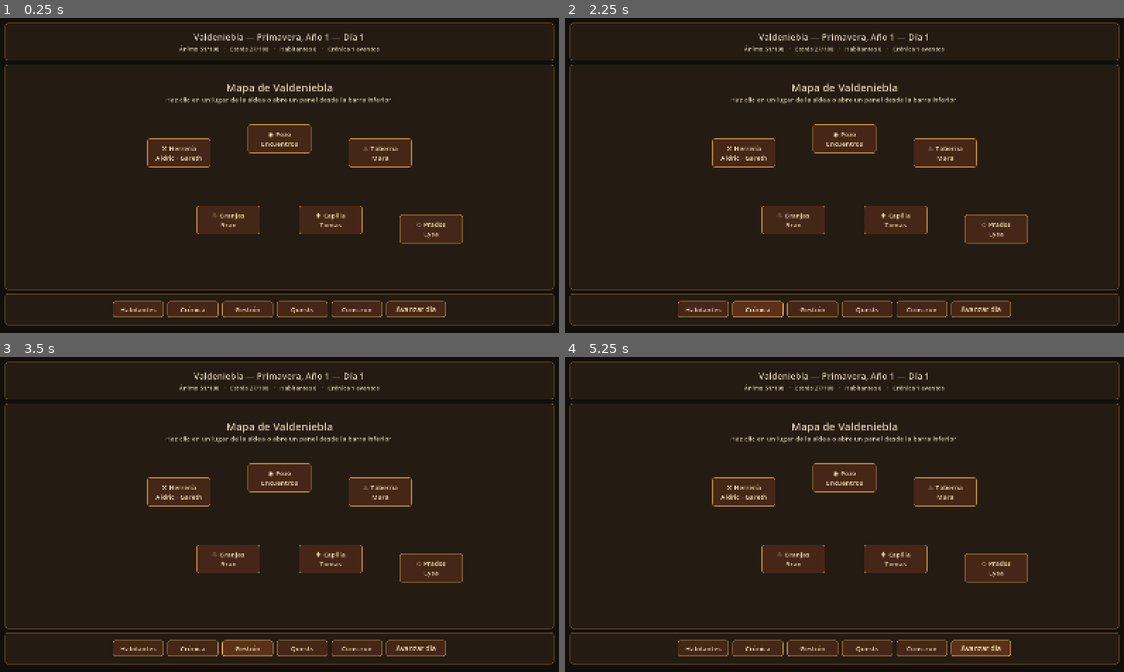
Above: before the commit, frames 1-4 (two rows, left to right).
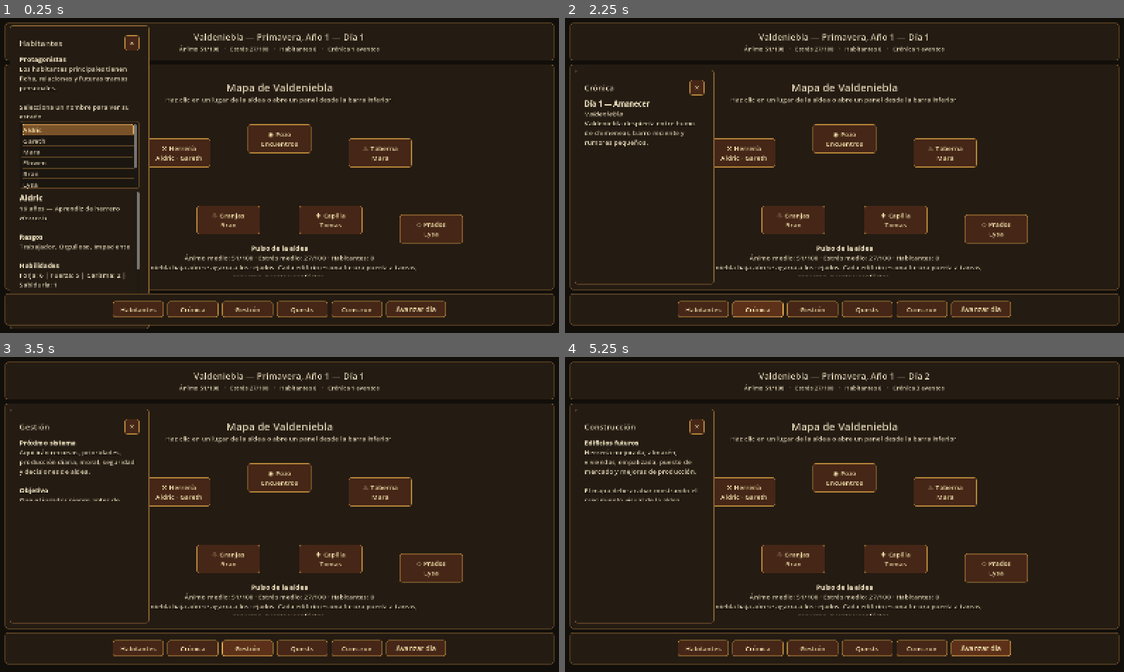
Above: after the commit, the same moments.

Repository: Nachobt98/valdeniebla
Game: Godot game, scene res://main.tscn
The game is run twice, just before and just after one commit, with the same random seed, the same clock (stepped at 60 frames per second) and the same inputs.
Inputs (mouse positions are in pixels of both pictures, inside the frame that each line leads up to):
- Up to frame 1 (0.25 s): no input
- Up to frame 2 (2.25 s): click "Habitantes" at 0.5 s; click (699, 43) at 1.25 s, where only the run after the commit has a clickable "×"; click "Crónica" at 2 s
- Up to frame 3 (3.5 s): click "Gestión" at 2.75 s
- Up to frame 4 (5.25 s): click "Quests" at 3.5 s; click "Construir" at 4.25 s; click "Avanzar día" at 5 s

The runs differ from the first frame. In frame 1, 4.5% of the frame differs, in the area x 1-75%, y 2-99%; in frame 2, 1.8%; in frame 3, 1.9%; in frame 4, 2.1%.
Error before the commit: Cannot call method 'clear' on a null value. (res://main.gd:42)

Commit message:
Wire contextual panels and map actions

Diff:
--- a/main.gd
+++ b/main.gd
@@ -15,28 +15,53 @@
 
 @onready var title_label: Label = $RootMargin/RootLayout/TopBar/TopBarMargin/TopBarContent/TitleLabel
 @onready var top_stats_label: Label = $RootMargin/RootLayout/TopBar/TopBarMargin/TopBarContent/TopStatsLabel
-@onready var npc_list: ItemList = $RootMargin/RootLayout/MainContent/LeftPanel/NPCMargin/NPCInfo/NPCList
-@onready var npc_info_label: RichTextLabel = $RootMargin/RootLayout/MainContent/LeftPanel/NPCMargin/NPCInfo/NPCInfoLabel
-@onready var village_status_label: RichTextLabel = $RootMargin/RootLayout/MainContent/VillagePanel/VillageMargin/VillageContent/VillageStatusLabel
-@onready var forge_card_label: RichTextLabel = $RootMargin/RootLayout/MainContent/VillagePanel/VillageMargin/VillageContent/VillageBoard/ForgeCard/ForgeCardMargin/ForgeCardLabel
-@onready var tavern_card_label: RichTextLabel = $RootMargin/RootLayout/MainContent/VillagePanel/VillageMargin/VillageContent/VillageBoard/TavernCard/TavernCardMargin/TavernCardLabel
-@onready var well_card_label: RichTextLabel = $RootMargin/RootLayout/MainContent/VillagePanel/VillageMargin/VillageContent/VillageBoard/WellCard/WellCardMargin/WellCardLabel
-@onready var farms_card_label: RichTextLabel = $RootMargin/RootLayout/MainContent/VillagePanel/VillageMargin/VillageContent/VillageBoard/FarmsCard/FarmsCardMargin/FarmsCardLabel
-@onready var chapel_card_label: RichTextLabel = $RootMargin/RootLayout/MainContent/VillagePanel/VillageMargin/VillageContent/VillageBoard/ChapelCard/ChapelCardMargin/ChapelCardLabel
-@onready var pastures_card_label: RichTextLabel = $RootMargin/RootLayout/MainContent/VillagePanel/VillageMargin/VillageContent/VillageBoard/PasturesCard/PasturesCardMargin/PasturesCardLabel
-@onready var village_rumor_label: RichTextLabel = $RootMargin/RootLayout/MainContent/VillagePanel/VillageMargin/VillageContent/VillageRumorLabel
-@onready var diary_title_label: Label = $RootMargin/RootLayout/MainContent/RightPanel/NPCMargin/DiaryPanel/DiaryTitleLabel
-@onready var diary_entries_label: RichTextLabel = $RootMargin/RootLayout/MainContent/RightPanel/NPCMargin/DiaryPanel/DiaryEntriesLabel
-@onready var advance_day_button: Button = $RootMargin/RootLayout/MainContent/RightPanel/NPCMargin/DiaryPanel/AdvanceDayButton
+@onready var map_status_label: RichTextLabel = $RootMargin/RootLayout/GameArea/MapPanel/MapContent/MapStatusLabel
+
+@onready var context_panel: PanelContainer = $RootMargin/RootLayout/GameArea/ContextPanel
+@onready var context_title_label: Label = $RootMargin/RootLayout/GameArea/ContextPanel/ContextMargin/ContextContent/ContextHeader/ContextTitleLabel
+@onready var context_text_label: RichTextLabel = $RootMargin/RootLayout/GameArea/ContextPanel/ContextMargin/ContextContent/ContextTextLabel
+@onready var npc_list: ItemList = $RootMargin/RootLayout/GameArea/ContextPanel/ContextMargin/ContextContent/NPCList
+@onready var npc_info_label: RichTextLabel = $RootMargin/RootLayout/GameArea/ContextPanel/ContextMargin/ContextContent/NPCInfoLabel
+@onready var close_context_button: Button = $RootMargin/RootLayout/GameArea/ContextPanel/ContextMargin/ContextContent/ContextHeader/CloseContextButton
+
+@onready var people_button: Button = $RootMargin/RootLayout/BottomBar/BottomBarMargin/ActionBar/PeopleButton
+@onready var chronicle_button: Button = $RootMargin/RootLayout/BottomBar/BottomBarMargin/ActionBar/ChronicleButton
+@onready var management_button: Button = $RootMargin/RootLayout/BottomBar/BottomBarMargin/ActionBar/ManagementButton
+@onready var quests_button: Button = $RootMargin/RootLayout/BottomBar/BottomBarMargin/ActionBar/QuestsButton
+@onready var build_button: Button = $RootMargin/RootLayout/BottomBar/BottomBarMargin/ActionBar/BuildButton
+@onready var advance_day_button: Button = $RootMargin/RootLayout/BottomBar/BottomBarMargin/ActionBar/AdvanceDayButton
+
+@onready var forge_button: Button = $RootMargin/RootLayout/GameArea/MapPanel/MapContent/ForgeButton
+@onready var tavern_button: Button = $RootMargin/RootLayout/GameArea/MapPanel/MapContent/TavernButton
+@onready var well_button: Button = $RootMargin/RootLayout/GameArea/MapPanel/MapContent/WellButton
+@onready var farms_button: Button = $RootMargin/RootLayout/GameArea/MapPanel/MapContent/FarmsButton
+@onready var chapel_button: Button = $RootMargin/RootLayout/GameArea/MapPanel/MapContent/ChapelButton
+@onready var pastures_button: Button = $RootMargin/RootLayout/GameArea/MapPanel/MapContent/PasturesButton
 
 func _ready() -> void:
 	village_state.setup(NPCDatabase.get_npc_order(), NPCDatabase.get_initial_npcs())
 	event_system.setup(EventDatabase.get_events())
 	diary_system.setup_initial_entry()
 	populate_npc_list()
+	connect_signals()
 	update_all_ui()
+	show_people_panel()
+
+func connect_signals() -> void:
 	advance_day_button.pressed.connect(_on_advance_day_pressed)
+	close_context_button.pressed.connect(_on_close_context_pressed)
 	npc_list.item_selected.connect(_on_npc_selected)
+	people_button.pressed.connect(show_people_panel)
+	chronicle_button.pressed.connect(show_chronicle_panel)
+	management_button.pressed.connect(show_management_panel)
+	quests_button.pressed.connect(show_quests_panel)
+	build_button.pressed.connect(show_build_panel)
+	forge_button.pressed.connect(func(): show_building_panel("Herrería", "Aldric · Gareth", "Forja, herramientas, reparaciones y futuras armas.", "El yunque marca el pulso material de Valdeniebla."))
+	tavern_button.pressed.connect(func(): show_building_panel("Taberna", "Mara", "Rumores, moral, viajeros y futuras decisiones sociales.", "Aquí la aldea habla antes de saber qué piensa."))
+	well_button.pressed.connect(func(): show_building_panel("Pozo", "Vecinos de paso", "Encuentros casuales, conversaciones breves y rumores pequeños.", "Todo el mundo acaba pasando por el pozo."))
+	farms_button.pressed.connect(func(): show_building_panel("Granjas", "Bran", "Comida, cosechas, fatiga, clima y preparación del invierno.", "Si los campos fallan, toda la aldea lo nota."))
+	chapel_button.pressed.connect(func(): show_building_panel("Capilla", "Tomas", "Crónica, memoria, mediación y primeras pistas de la trama principal.", "Las velas recuerdan más de lo que dicen."))
+	pastures_button.pressed.connect(func(): show_building_panel("Prados", "Lysa", "Ganado, lindes, vigilancia rural y frontera exterior.", "Más allá de los prados empieza lo incierto."))
 
 func populate_npc_list() -> void:
 	npc_list.clear()
@@ -49,6 +74,9 @@
 		selected_npc_id = village_state.npc_order[index]
 		update_npc_panel()
 
+func _on_close_context_pressed() -> void:
+	context_panel.visible = false
+
 func _on_advance_day_pressed() -> void:
 	village_state.advance_day()
 	for time_name in DAY_TIMES:
@@ -59,9 +87,9 @@
 
 func update_all_ui() -> void:
 	update_title()
-	update_npc_panel()
-	update_village_overview()
-	update_diary()
+	update_map_status()
+	if context_panel.visible:
+		update_npc_panel()
 
 func update_title() -> void:
 	var average_mood := village_state.get_average_state("ánimo")
@@ -78,7 +106,66 @@
 		diary_system.diary_history.size()
 	]
 
+func update_map_status() -> void:
+	var average_mood := village_state.get_average_state("ánimo")
+	var average_stress := village_state.get_average_state("estrés")
+	map_status_label.text = "[center][b]Pulso de la aldea[/b]\nÁnimo medio: %d/100 · Estrés medio: %d/100 · Habitantes: %d\nLa niebla baja aún se agarra a los tejados. Cada edificio es una futura puerta a tareas, recursos, quests y conflictos.[/center]" % [
+		average_mood,
+		average_stress,
+		village_state.npc_order.size()
+	]
+
+func show_context(title: String, body: String, show_npcs: bool = false) -> void:
+	context_panel.visible = true
+	context_title_label.text = title
+	context_text_label.text = body
+	context_text_label.visible = body.strip_edges() != ""
+	npc_list.visible = show_npcs
+	npc_info_label.visible = show_npcs
+	if show_npcs:
+		update_npc_panel()
+
+func show_people_panel() -> void:
+	show_context(
+		"Habitantes",
+		"[b]Protagonistas[/b]\nLos habitantes principales tienen ficha, relaciones y futuras tramas personales.\n\nSelecciona un nombre para ver su estado.",
+		true
+	)
+
+func show_chronicle_panel() -> void:
+	show_context("Crónica", "\n\n".join(diary_system.get_recent_entries()), false)
+
+func show_management_panel() -> void:
+	show_context(
+		"Gestión",
+		"[b]Próximo sistema[/b]\nAquí irán recursos, prioridades, producción diaria, moral, seguridad y decisiones de aldea.\n\n[b]Objetivo[/b]\nQue el jugador piense antes de avanzar el día, no solo pulse un botón.",
+		false
+	)
+
+func show_quests_panel() -> void:
+	show_context(
+		"Quests",
+		"[b]Tramas futuras[/b]\n• Quest personal de Aldric y Gareth.\n• Primer misterio de la niebla.\n• Quests cruzadas entre protagonistas.\n• Eventos donde secundarios puedan ganar importancia.\n\nTodavía es placeholder: estructura primero, brillo después.",
+		false
+	)
+
+func show_build_panel() -> void:
+	show_context(
+		"Construcción",
+		"[b]Edificios futuros[/b]\nHerrería mejorada, almacén, viviendas, empalizada, puesto de mercado y mejoras de producción.\n\nEl mapa debe acabar mostrando el crecimiento visual de la aldea.",
+		false
+	)
+
+func show_building_panel(building_name: String, people: String, role: String, flavor: String) -> void:
+	show_context(
+		building_name,
+		"[b]Habitantes asociados[/b]\n%s\n\n[b]Función[/b]\n%s\n\n[i]%s[/i]" % [people, role, flavor],
+		false
+	)
+
 func update_npc_panel() -> void:
+	if not npc_info_label.visible:
+		return
 	var npc: Dictionary = village_state.npcs[selected_npc_id]
 	var text := "[font_size=23][b]%s[/b][/font_size]\n%d años — %s\n[i]%s[/i]\n\n" % [
 		npc["name"],
@@ -91,29 +178,6 @@
 	text += "[b]Estado[/b]\n%s\n\n" % format_dictionary(npc["state"])
 	text += "[b]Relaciones[/b]\n%s" % format_relationships(selected_npc_id)
 	npc_info_label.text = text
-
-func update_village_overview() -> void:
-	var average_mood := village_state.get_average_state("ánimo")
-	var average_stress := village_state.get_average_state("estrés")
-	village_status_label.text = "[b]Pulso de la aldea[/b]\nÁnimo medio: %d/100   ·   Estrés medio: %d/100   ·   Habitantes registrados: %d" % [
-		average_mood,
-		average_stress,
-		village_state.npc_order.size()
-	]
-	forge_card_label.text = make_building_card("Herrería", "Aldric · Gareth", "Forja, herramientas y orgullo herido", "El yunque sigue sonando aun cuando cae la tarde.")
-	tavern_card_label.text = make_building_card("Taberna", "Mara", "Rumores, moral y visitantes", "Aquí las noticias llegan antes que los viajeros.")
-	well_card_label.text = make_building_card("Pozo", "Encuentros", "Charla, agua y miradas rápidas", "La plaza pequeña respira alrededor del pozo.")
-	farms_card_label.text = make_building_card("Granjas", "Bran", "Comida, clima y fatiga", "El barro decide tanto como los hombres.")
-	chapel_card_label.text = make_building_card("Capilla", "Tomas", "Memoria, fe y mediación", "Las historias viejas duermen entre velas.")
-	pastures_card_label.text = make_building_card("Prados", "Lysa", "Ganado, lindes y vigilancia", "Más allá empieza la frontera de lo seguro.")
-	village_rumor_label.text = "[b]Rumor del día[/b]\nLa niebla baja aún se agarra a los tejados. En la plaza se oyen pasos, cubos de agua y conversaciones que nadie termina de decir en voz alta.\n\n[b]Lectura rápida[/b]\nLa aldea no es solo una lista de eventos: cada lugar debe acabar teniendo tareas, habitantes, riesgos y pequeñas historias propias."
-
-func update_diary() -> void:
-	diary_title_label.text = "Crónica de la aldea"
-	diary_entries_label.text = "\n\n".join(diary_system.get_recent_entries())
-
-func make_building_card(building_name: String, people: String, role: String, flavor: String) -> String:
-	return "[center][font_size=21][b]%s[/b][/font_size][/center]\n[b]Habitantes[/b]\n%s\n\n[b]Función[/b]\n%s\n\n[i]%s[/i]" % [building_name, people, role, flavor]
 
 func format_dictionary(values: Dictionary) -> String:
 	var chunks: Array[String] = []
